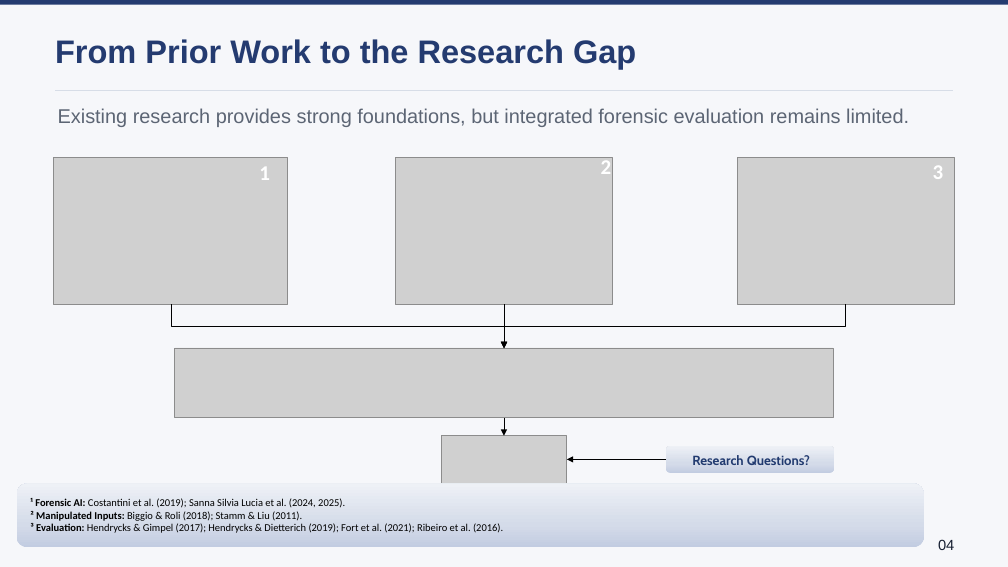
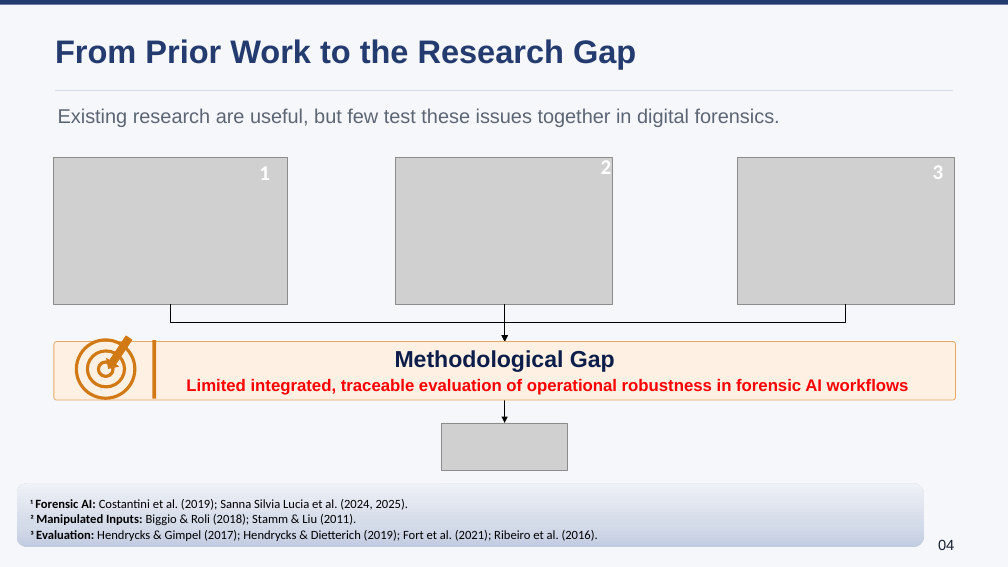
Before and after one commit to lmolinario/Molinario_Thesis_Defense_2026, a slide deck: slide 4 of Molinario_Thesis_Defense_2026.pptx (slide 3 before the commit). Drawn at 1008x567 pixels with LibreOffice and Linux fonts; fonts in the diff are those of the drawing; grey boxes stand for pictures. Boxes give left, top, right and bottom in pixels: in the first picture for what was removed or moved away, otherwise in the second. Text is boxed around its words. In the diff, an @@ line names an element or a change of style, - is before the commit and + after.

```diff
--- a/Molinario_Thesis_Defense_2026.pptx
+++ b/Molinario_Thesis_Defense_2026.pptx
@@ text at (58, 108, 780, 127): text changed @@
-Existing research provides strong foundations, but integrated forensic evaluation remains limited.
+Existing research are useful, but few test these issues together in digital forensics.
@@ elbow arrow moved from (171, 304) - (504, 348) to (171, 304) - (505, 342) @@
@@ elbow arrow moved from (504, 304) - (504, 349) to (504, 304) - (505, 342) @@
@@ elbow arrow moved from (846, 304) - (504, 348) to (846, 304) - (505, 342) @@
@@ rounded rectangle added at (54, 342, 956, 401), fill #FFF0E4, outline #E7A765 0.75 pt @@
@@ ellipse added at (76, 340, 135, 399), outline #D07915 3 pt @@
@@ ellipse added at (88, 351, 125, 387), outline #D07915 3 pt @@
@@ right arrow added at (103, 334, 135, 373), fill #D07915, outline #D07915 0.75 pt @@
@@ rectangle added at (153, 340, 157, 399), fill #D07915 @@
@@ picture removed at (175, 348, 833, 417) @@
@@ text added at (395, 350, 615, 372), 22 pt, text #0C1D4A, bold @@
+Methodological Gap
@@ ellipse added at (98, 362, 113, 377), outline #D07915 3 pt @@
@@ text added at (186, 379, 909, 395), 15.9 pt, text #FF0000, bold @@
+Limited integrated, traceable evaluation of operational robustness in forensic AI workflows
@@ elbow arrow moved from (504, 418) - (504, 436) to (505, 400) - (504, 423) @@
@@ picture: place and size @@
-picture at (442, 436, 567, 483)
+picture at (442, 423, 567, 470)
@@ rounded rectangle removed at (666, 446, 834, 473) @@
@@ elbow arrow removed from (666, 460) to (567, 460) @@
@@ text removed at (692, 455, 810, 465) @@
-Research Questions?
@@ text "¹ Forensic AI: Costantini et ..." at (30, 499, 598, 541): size 10 to 12 pt @@
```
Also in this commit, not shown: 3 other slides changed, 2 slides added.
